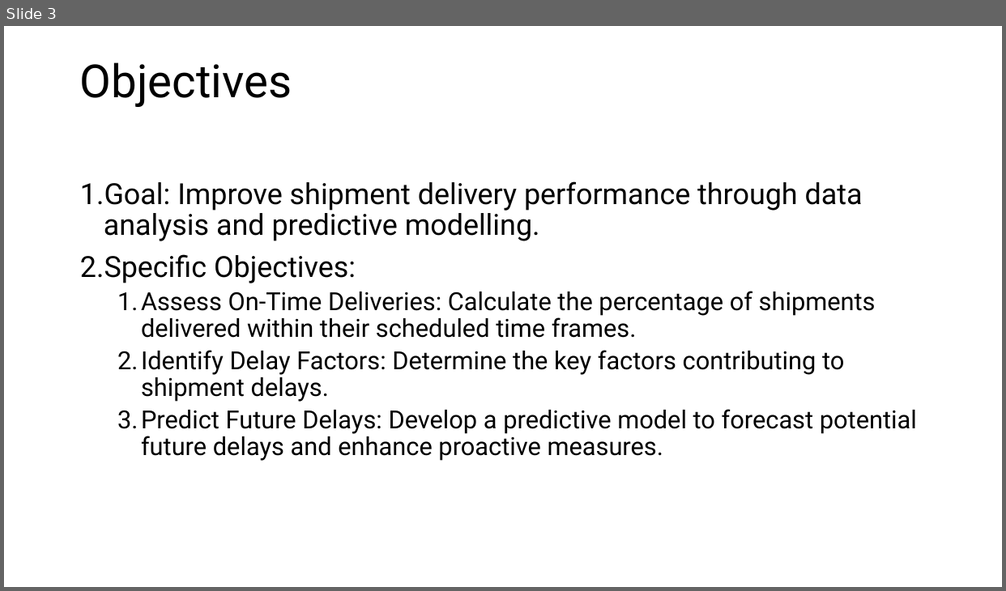
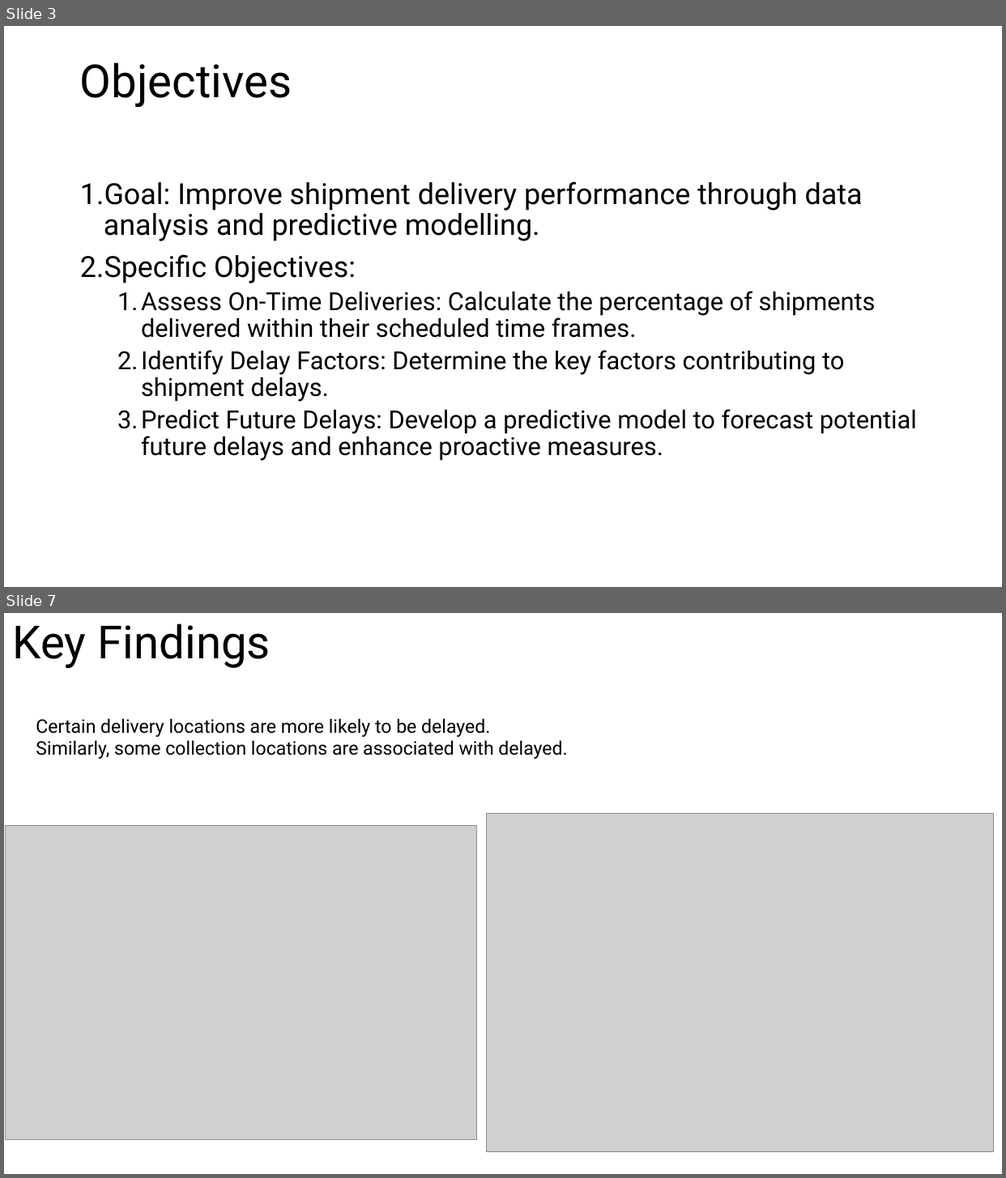
Before and after one commit to dansileshi/Shipment-Delay-Analysis, a slide deck: Shipment Delay Analysis Overview.pptx. Shown one above the other, each under a label of ours: slide 3 before the commit, slides 3 and 7 after it; the slides between them are not shown. The pictures are 1006x591 and 1006x1178 pixels, drawn with LibreOffice and Linux fonts; fonts in the diff are those of the drawing; grey boxes stand for pictures. Boxes give left, top, right and bottom in pixels: in the first picture for what was removed or moved away, otherwise in the second. Text is boxed around its words. In the diff, an @@ line names an element or a change of style, - is before the commit and + after.

```diff
--- a/Shipment Delay Analysis Overview.pptx
+++ b/Shipment Delay Analysis Overview.pptx
@@ slide 7 added at (4, 613, 1002, 1174), background #FFFFFF @@
@@ title added at (12, 624, 270, 668), 44 pt, text #000000 @@
+Key Findings
@@ text added at (36, 718, 567, 759), 18 pt, text #000000 @@
+Certain delivery locations are more likely to be delayed.
+Similarly, some collection locations are associated with delayed.
@@ picture added at (5, 825, 476, 1140) @@
@@ picture added at (486, 814, 994, 1152) @@
```
Also in this commit, not shown: 7 slides changed, 1 other slide added, 8 slides removed, 9 other files.
